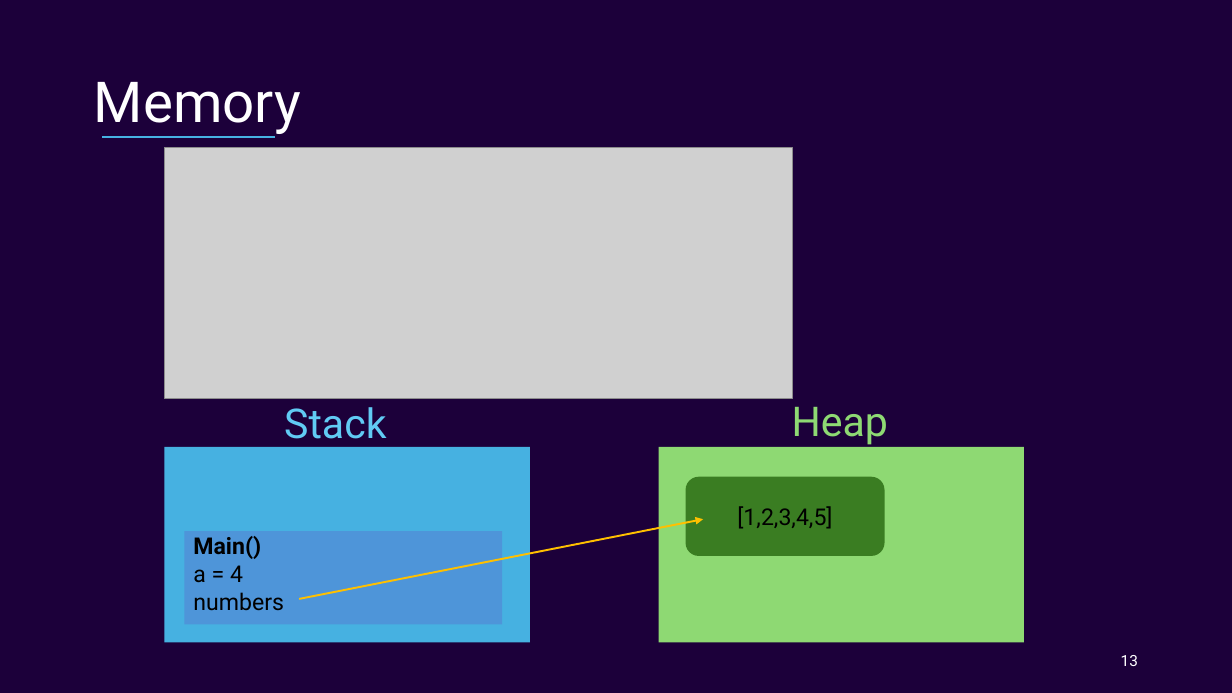
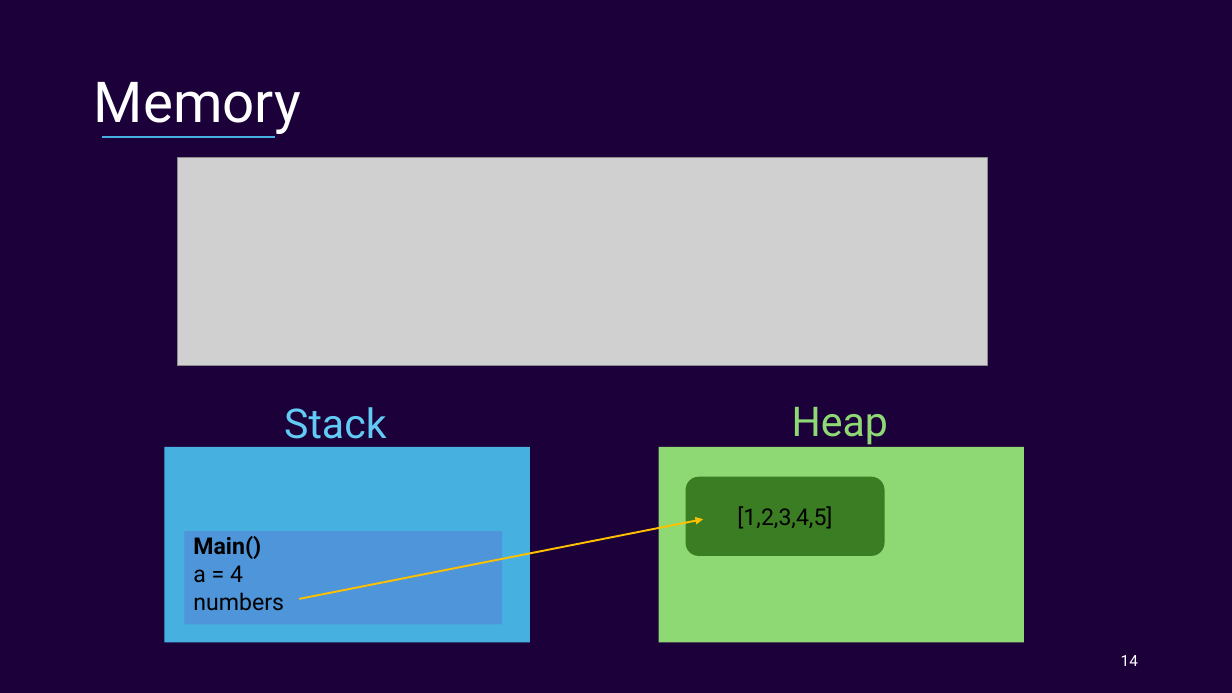
Before and after one commit to Ordina-Group/pythoneers-rust-workshop, a slide deck: slide 14 of Rust.pptx (slide 13 before the commit). Drawn at 1232x693 pixels with LibreOffice and Linux fonts; fonts in the diff are those of the drawing; grey boxes stand for pictures. Boxes give left, top, right and bottom in pixels: in the first picture for what was removed or moved away, otherwise in the second. Text is boxed around its words. In the diff, an @@ line names an element or a change of style, - is before the commit and + after.

```diff
--- a/Rust.pptx
+++ b/Rust.pptx
@@ picture: place and size @@
-picture at <box>165,147,792,398</box>
+picture at <box>177,158,987,366</box>
@@ page number at <box>1121,655,1138,666</box>: text changed @@
-13
+14
```
Also in this commit, not shown: 7 other slides changed, 1 slide added.
